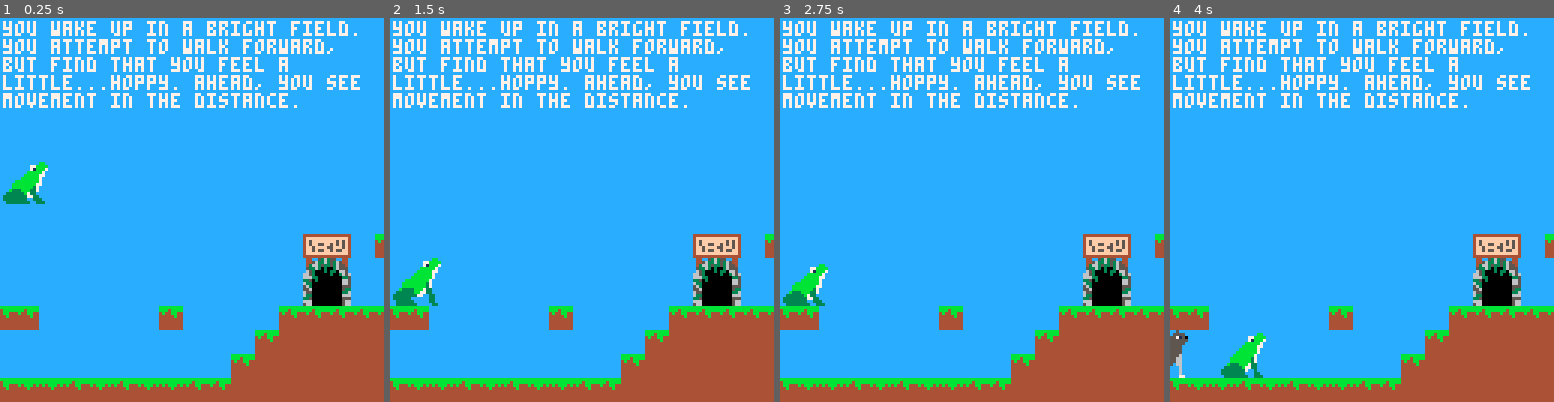
Above: before the commit, frames 1-4 (left to right).
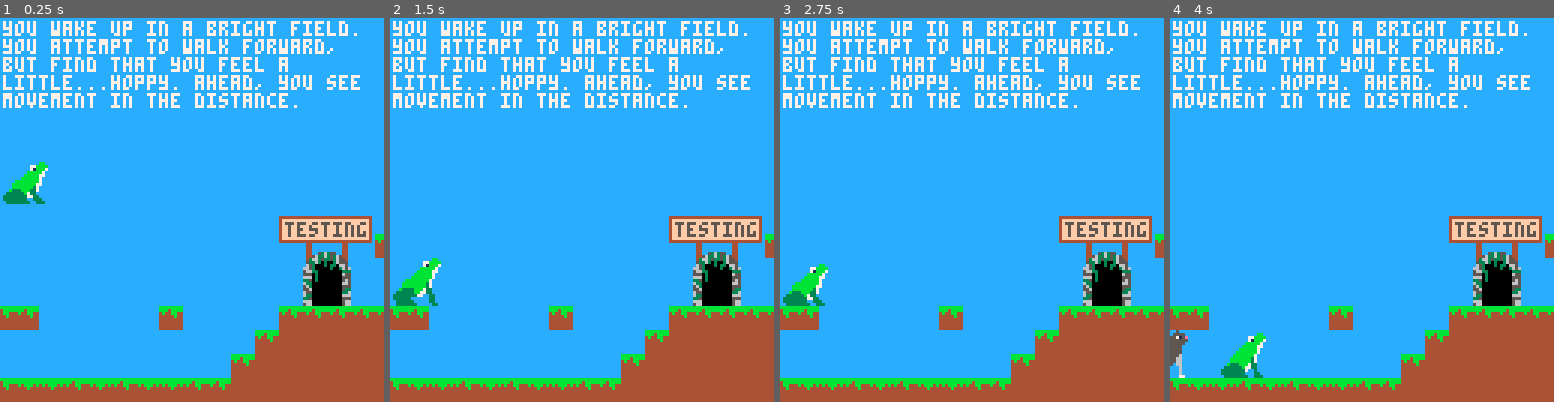
Above: after the commit, the same moments.

Repository: cincodenada/frogsvscats
Game: PICO-8 cartridge frogsvscats.p8
The game is run twice, just before and just after one commit, with the same random seed, the same clock (stepped at 60 frames per second) and the same inputs.
Inputs:
- Up to frame 1 (0.25 s): no input
- Up to frame 2 (1.5 s): tap O (Z key) at 0.33, 0.7, 1.43 s
- Up to frame 3 (2.75 s): hold Left 1.97-2.37 s; tap O (Z key) at 2.22 s
- Up to frame 4 (4 s): hold Right 2.87-3.53 s; tap O (Z key) at 3.1, 3.98 s; hold Up from 3.58 s (still down)

The runs differ from the first frame. In frame 1, 2.5% of the frame differs, in the area x 72-97%, y 51-69%; in frame 2, 2.5%; in frame 3, 2.5%; in frame 4, 2.5%, in the area x 3-97%, y 51-84%.

Commit message:
Add door labels
Had to update the door sprite, letters are 6 high, not 4

Diff:
--- a/frogsvscats.p8
+++ b/frogsvscats.p8
@@ -85,7 +85,7 @@
 	if(not start_x) start_x = 75
 	self.player = player(start_x+1,50)
 	add(self.cats, cat(20,75))
-	add(self.things, door(22*8,12*8))
+	add(self.things, door(22*8,12*8,"testing"))
 	self.texts = {{
 		x=start_x+1,y=1,col=7,
 		msg="you wake up in a bright field. you attempt to walk forward, but find that you feel a little...hoppy. ahead, you see movement in the distance."
@@ -121,7 +121,7 @@
 	for t in all(self.texts) do
 		print(wrap(t.msg, 127).text, t.x, t.y, t.col)
 	end
-	--game:draw_debug()
+	if(self.debug!="") game:draw_debug()
 end
 function game:dbg(txt)
 	self.debug = self.debug..txt.."\n"
@@ -241,25 +241,47 @@
 end
 -- returns boundaries, idx are buttons (lrud)
 function visible:b(idx)
-	if(idx == 0) return self.x
-	if(idx == 1) return self.x+self.w-1
-	if(idx == 2) return self.y-self.h
-	if(idx == 3) return self.y-1
+	if(idx == 0) return flr(self.x)
+	if(idx == 1) return flr(self.x+self.w-1)
+	if(idx == 2) return flr(self.y-self.h)
+	if(idx == 3) return flr(self.y-1)
 end
 function visible:contains_x(p) return (p >= self:b(0) and p <= self:b(1)) end
 function visible:contains_y(p) return (p >= self:b(2) and p <= self:b(3)) end
 function visible:bb()
+	local c = self:center()
 	return {
 		w=self:b(0),
 		e=self:b(1),
 		n=self:b(2),
 		s=self:b(3),
+		cx=flr(c.x),
+		cy=flr(c.y),
 	}
 end
 
 door = class(visible)
-function door:constructor(x,y)
-	super(door, self, x, y, sprite(2, 3, 142))
+function door:constructor(x,y,label)
+	super(door, self, x, y, sprite(2, 4, 142))
+	self.label = label
+end
+function door:draw()
+	pal(14,0)
+	super(door).draw(self)
+	pal(14,14)
+	if(self.label) do
+		local width=#self.label*4
+		local bb = self:bb()
+		rectfill(
+			bb.cx-flr(width/2)-2,bb.n+2,
+			bb.cx+ceil(width/2),bb.n+10,15
+		)
+		rect(
+		  bb.cx-flr(width/2)-2,bb.n+2,
+			bb.cx+ceil(width/2),bb.n+10,4
+		)
+		print(self.label,bb.cx-flr(width/2),bb.n+4,5)
+	end
 end
 
 entity = class(visible)
@@ -516,7 +538,6 @@
 end
 
 function _init()
-	pal(14,0)
 	game:reset()
 end
 
@@ -790,7 +811,7 @@
 
 __gff__
 00000000000000000000000100010001000000001000100010002001310111010001000000000000000000000000000000011000f000f000f0000000f000f00000000000000000000000000000000000100020002000100010000000000000000000000000000000000000000000000000000000000000000000000000000000
-0101010000000000000000000000080800000000000000000000000000000808000000000000000000000000000008080000000000000000000000000000000000000000000000000000000000000000000000000000000000000000000000000000000000000000000000000000000000000000000000000000000000000000
+0101010000000000000000000000080800000000000000000000000000000808000000000000000000000000000008080000000000000000000000000000080800000000000000000000000000000000000000000000000000000000000000000000000000000000000000000000000000000000000000000000000000000000
 __map__
 0000000000000000000000000000000000000000000000000000000000000000000000000000000000000000000000000000000000000000000000000000000000000000000000000000000000000000000000000000000000000000000000000000000000000000000000000000000000000000000000000000000000000000
 0000000000000000000000000000000000000000000000000000000000000000000000000000000000000000000000000000000000000000000000000000000000000000000000000000000000000000000000000000000000000000000000000000000000000000000000000000000000000000000000000000000000000000
Not shown, changed: 32 lines of the sprite sheet (__gfx__) section of frogsvscats.p8
